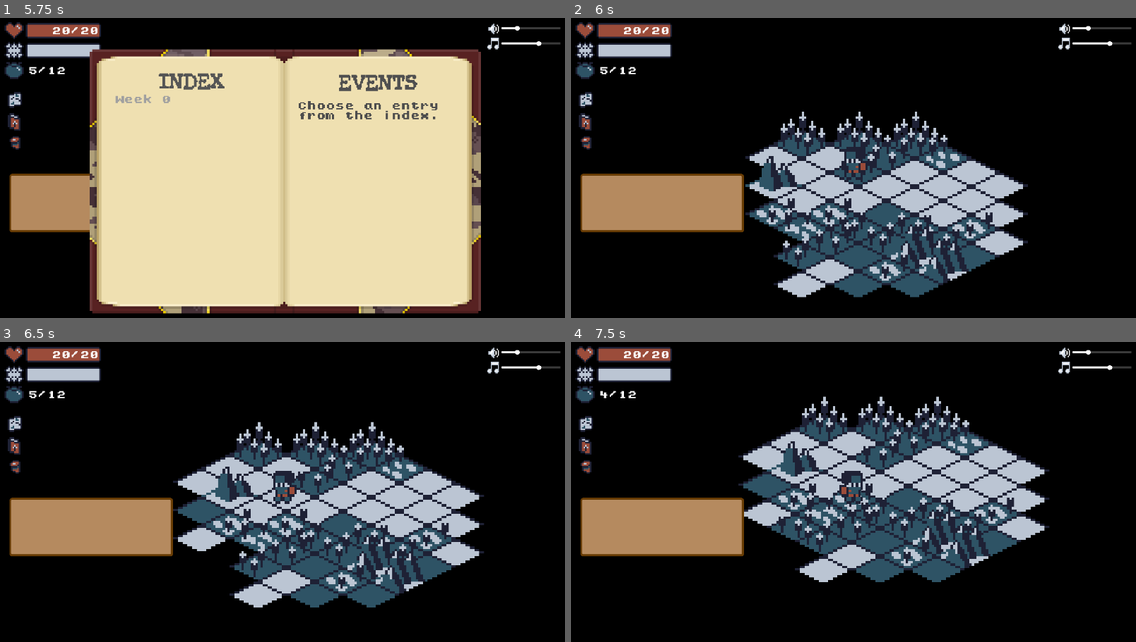
Above: before the commit, frames 1-4 (two rows, left to right).
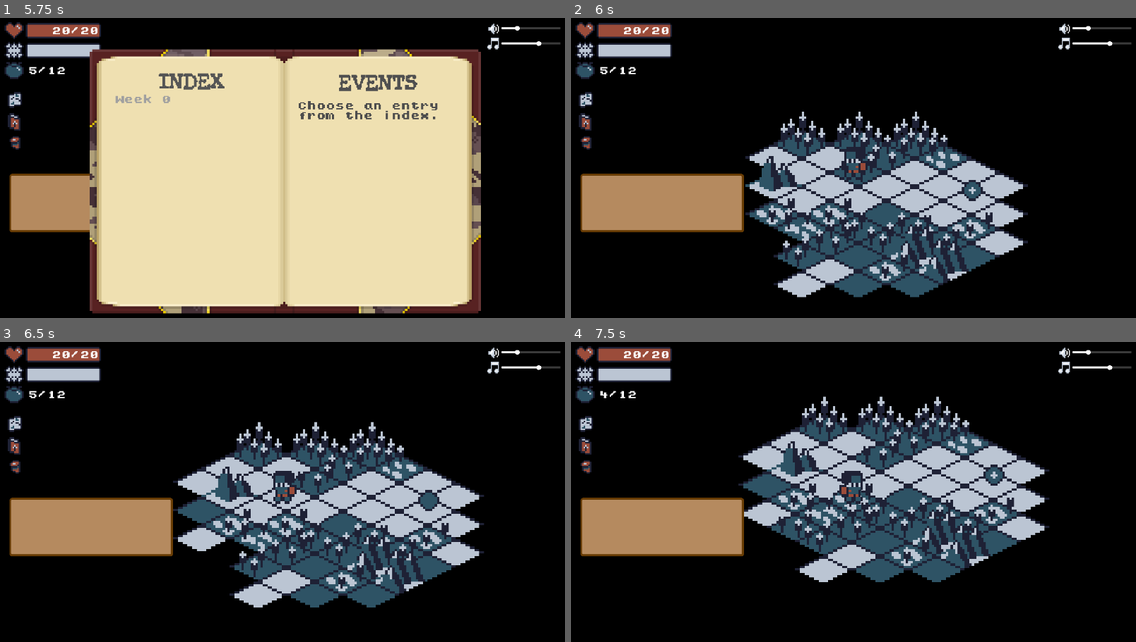
Above: after the commit, the same moments.

Repository: ZeeHatcher/project-forgotten
Game: Godot game, scene res://scenes/main/main.tscn
The game is run twice, just before and just after one commit, with the same random seed, the same clock (stepped at 60 frames per second) and the same inputs. This scene is started directly instead of the project's main scene. Sound files missing from this copy of the repository are replaced by a short silence.
Inputs (mouse positions are in pixels of both pictures, inside the frame that each line leads up to):
- Up to frame 1 (5.75 s): click (11, 99) at 0.5 s; click (11, 120) at 1.25 s; click (11, 141) at 2 s; tap Enter at 2.75, 4.25 s; move the mouse to (254, 237) at 2.77 s; hold Tab (journal) 2.78-3.53 s; hold W (move_up) 2.78-4.28 s; click (254, 237) at 2.92 s; tap Space at 3.5, 5 s; move the mouse to (452, 222) at 3.52 s; tap Tab (journal) at 3.6, 5.1 s; move the mouse to (113, 129) at 4.27 s; hold Tab (journal) 4.28-5.03 s; hold A (move_left) from 4.28 s (still down); move the mouse to (310, 174) at 5.02 s; click (310, 174) at 5.17 s
- Up to frame 2 (6 s): tap Enter at 5.75 s; move the mouse to (768, 96) at 5.77 s; release A (move_left) at 5.78 s; hold S (move_down) from 5.78 s (still down); hold Tab (journal) from 5.78 s (still down)
- Up to frame 3 (6.5 s): keep holding S (move_down); keep holding Tab (journal)
- Up to frame 4 (7.5 s): move the mouse to (977, 483) at 6.52 s; release S (move_down) at 6.53 s; release Tab (journal) at 6.53 s; hold D (move_right) 6.53-7.28 s; tap Tab (journal) at 6.6 s; move the mouse to (740, 516) at 7.27 s; hold W (move_up) from 7.28 s (still down); hold Tab (journal) from 7.28 s (still down); click (740, 516) at 7.42 s

Frame 1 is identical in both runs. In frame 2, 0.2% of the frame differs, in the area x 69-73%, y 53-62%; in frame 3, 0.2%, in the area x 74-78%, y 49-57%; in frame 4, 0.2%.

Commit message:
feat: memory tiles

Diff:
--- a/events/echo.json
+++ b/events/echo.json
@@ -14,7 +14,7 @@
       ]
     },
     {
-      "description": "The word fights through the fog from the crash.\n\n\"Echo\".\n\nThe fourth part of the passcode.",
+      "description": "The word fights through the fog from the crash.\n\n\"Echo\".\n\nThe fourth and final part of the passcode. But exactly for what, it has not come to mind.",
       "choices": [
         {
           "description": "Continue...",
--- a/events/indiana.json
+++ b/events/indiana.json
@@ -2,7 +2,7 @@
   "title": "Memory 2",
   "pages": [
     {
-      "description": "Wild frontier. This seems like Indian country, to you... That tickles the brain...",
+      "description": "Wild frontier. This seems like Indian country to you...\n\nThat tickles the brain...",
       "choices": [
         {
           "description": "Keep thinking",
@@ -26,7 +26,7 @@
       ]
     },
     {
-      "description": "Indiana! The second part of the passcode!",
+      "description": "Indiana! Another part of the mysterious passcode!",
       "choices": [
         {
           "description": "Continue...",
--- a/events/papa.json
+++ b/events/papa.json
@@ -2,7 +2,7 @@
   "title": "Memory 1",
   "pages": [
     {
-      "description": "Cold and hungry you think back to comfortable times, with the grandkids. They used to call you Papa...\n\n\"Papa\"... It rings a bell... Something about helicopters....",
+      "description": "Cold and hungry, you think back to comfortable times, with the grandkids. They used to call you Papa...\n\n\"Papa\"... It rings a bell... Something about a certain procedure....",
       "choices": [
         {
           "description": "Focus on the word",
@@ -19,7 +19,7 @@
       ]
     },
     {
-      "description": "After a while, you remember, \"Papa\" was the first part of the passcode.",
+      "description": "After a while, you remember, \"Papa\" is part of a passcode.\n\nBut passcode for what?",
       "choices": [
         {
           "description": "Continue...",
--- a/resources/events_tileset.tres
+++ b/resources/events_tileset.tres
@@ -52,8 +52,17 @@
 [sub_resource type="ConvexPolygonShape2D" id=35]
 points = PoolVector2Array( 12, 8, 8, 6, 12, 4, 16, 6 )
 
+[sub_resource type="ConvexPolygonShape2D" id=38]
+points = PoolVector2Array( 12, 20, 8, 18, 12, 16, 16, 18 )
+
 [sub_resource type="ConvexPolygonShape2D" id=36]
 points = PoolVector2Array( 16, 18, 12, 20, 8, 18, 12, 16 )
+
+[sub_resource type="ConvexPolygonShape2D" id=37]
+points = PoolVector2Array( 12, 20, 8, 18, 12, 16, 16, 18 )
+
+[sub_resource type="ConvexPolygonShape2D" id=39]
+points = PoolVector2Array( 12, 20, 8, 18, 12, 16, 16, 18 )
 
 [sub_resource type="ConvexPolygonShape2D" id=11]
 points = PoolVector2Array( 13.5, 5.375, 12, 6.4375, 10.25, 5.4375, 11.8125, 4.5625 )
@@ -417,9 +426,9 @@
 "shape_transform": Transform2D( 1, 0, 0, 1, 0, 0 )
 } ]
 30/z_index = 0
-31/name = "animated_wisp.tres 31"
+31/name = "indiana"
 31/texture = ExtResource( 3 )
-31/tex_offset = Vector2( 0, 0 )
+31/tex_offset = Vector2( 0, -12 )
 31/modulate = Color( 1, 1, 1, 1 )
 31/region = Rect2( 0, 0, 24, 24 )
 31/tile_mode = 0
@@ -427,9 +436,16 @@
 31/navigation_offset = Vector2( 0, 0 )
 31/shape_offset = Vector2( 0, 0 )
 31/shape_transform = Transform2D( 1, 0, 0, 1, 0, 0 )
+31/shape = SubResource( 38 )
 31/shape_one_way = false
-31/shape_one_way_margin = 0.0
-31/shapes = [  ]
+31/shape_one_way_margin = 1.0
+31/shapes = [ {
+"autotile_coord": Vector2( 0, 0 ),
+"one_way": false,
+"one_way_margin": 1.0,
+"shape": SubResource( 38 ),
+"shape_transform": Transform2D( 1, 0, 0, 1, 0, 0 )
+} ]
 31/z_index = 0
 32/name = "november"
 32/texture = ExtResource( 3 )
@@ -452,3 +468,45 @@
 "shape_transform": Transform2D( 1, 0, 0, 1, 0, 0 )
 } ]
 32/z_index = 0
+33/name = "papa"
+33/texture = ExtResource( 3 )
+33/tex_offset = Vector2( 0, -12 )
+33/modulate = Color( 1, 1, 1, 1 )
+33/region = Rect2( 0, 0, 24, 24 )
+33/tile_mode = 0
+33/occluder_offset = Vector2( 0, 0 )
+33/navigation_offset = Vector2( 0, 0 )
+33/shape_offset = Vector2( 0, 0 )
+33/shape_transform = Transform2D( 1, 0, 0, 1, 0, 0 )
+33/shape = SubResource( 37 )
+33/shape_one_way = false
+33/shape_one_way_margin = 1.0
+33/shapes = [ {
+"autotile_coord": Vector2( 0, 0 ),
+"one_way": false,
+"one_way_margin": 1.0,
+"shape": SubResource( 37 ),
+"shape_transform": Transform2D( 1, 0, 0, 1, 0, 0 )
+} ]
+33/z_index = 0
+34/name = "echo"
+34/texture = ExtResource( 3 )
+34/tex_offset = Vector2( 0, -12 )
+34/modulate = Color( 1, 1, 1, 1 )
+34/region = Rect2( 0, 0, 24, 24 )
+34/tile_mode = 0
+34/occluder_offset = Vector2( 0, 0 )
+34/navigation_offset = Vector2( 0, 0 )
+34/shape_offset = Vector2( 0, 0 )
+34/shape_transform = Transform2D( 1, 0, 0, 1, 0, 0 )
+34/shape = SubResource( 39 )
+34/shape_one_way = false
+34/shape_one_way_margin = 1.0
+34/shapes = [ {
+"autotile_coord": Vector2( 0, 0 ),
+"one_way": false,
+"one_way_margin": 1.0,
+"shape": SubResource( 39 ),
+"shape_transform": Transform2D( 1, 0, 0, 1, 0, 0 )
+} ]
+34/z_index = 0
--- a/scenes/main/main.tscn
+++ b/scenes/main/main.tscn
@@ -48,7 +48,7 @@
 collision_layer = 2
 collision_mask = 0
 format = 1
-tile_data = PoolIntArray( -917503, 17, 0, -327674, 18, 0, -9, 24, 0, 524278, 13, 0, 524279, 13, 0, 52428 …(190 unchanged characters)…
+tile_data = PoolIntArray( -917503, 17, 0, -786429, 31, 0, -655368, 34, 0, -327674, 18, 0, -9, 24, 0, 196603, 32, 0, 327683, 33, 0, 524278, 13, 0, 524279, 13, 0, 52428 …(190 unchanged characters)…
 script = ExtResource( 6 )
 
 [node name="Player" parent="." instance=ExtResource( 4 )]
Not shown: 1 places in resources/events_tileset.tres that only renumber resources
